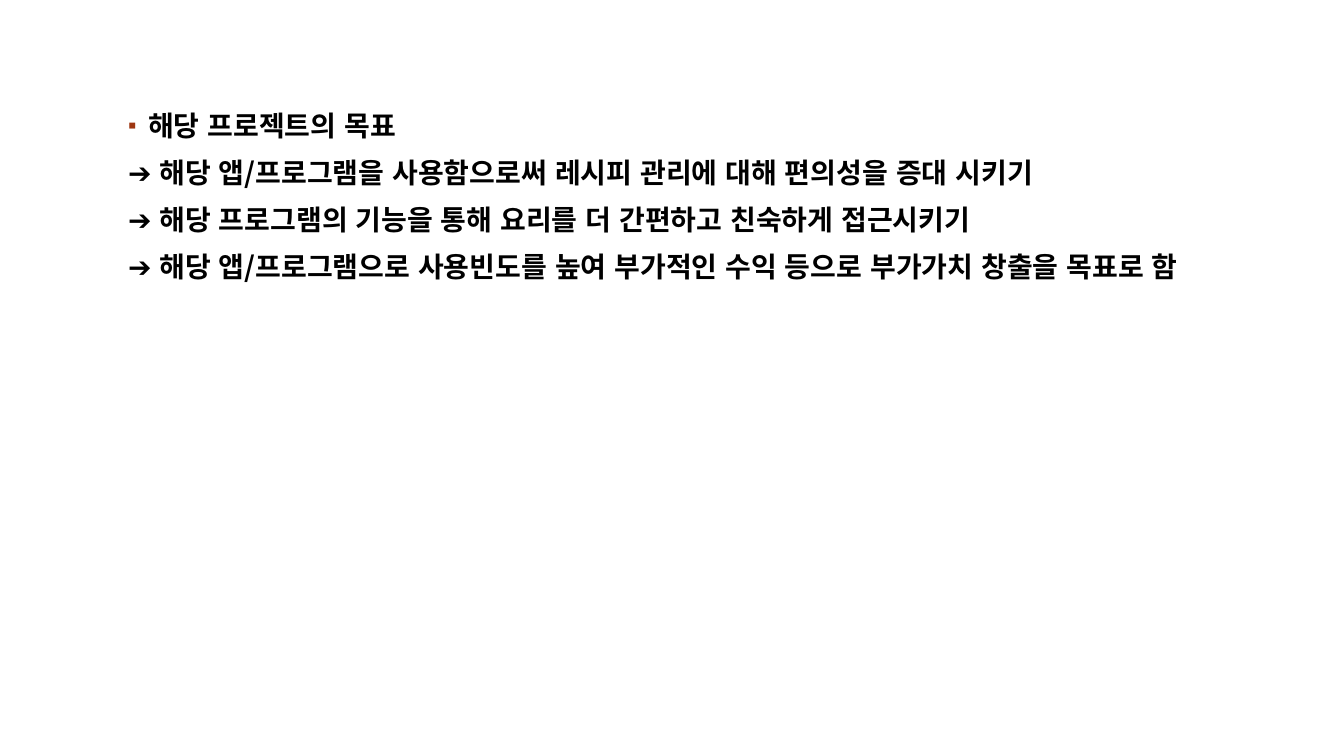
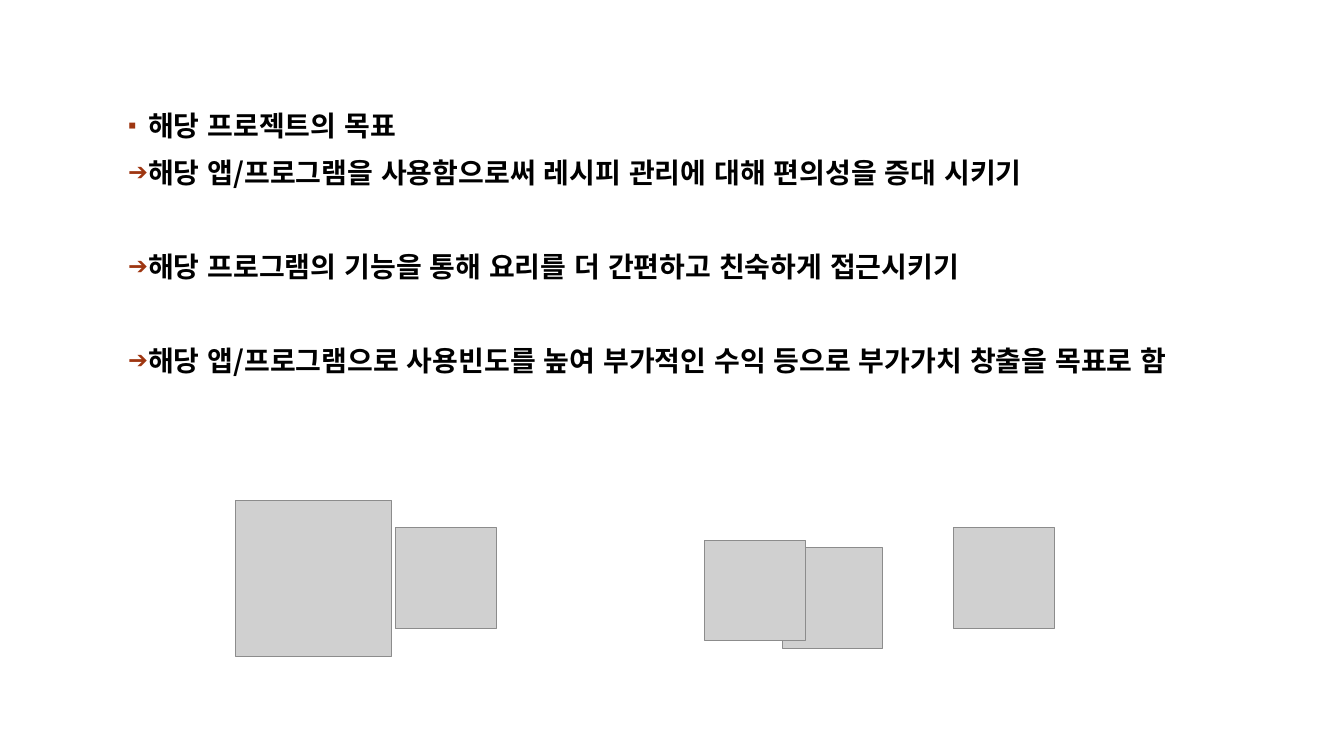
Before and after one commit to Kimminoh/work_repository, a slide deck: slide 4 of Java_Src/프로젝트/[자바프로젝트]레시피프로젝트.pptx. Drawn at 1344x756 pixels with LibreOffice and Linux fonts; fonts in the diff are those of the drawing; grey boxes stand for pictures; background and template pictures are left out. Boxes give left, top, right and bottom in pixels: in the first picture for what was removed or moved away, otherwise in the second. Text is boxed around its words. In the diff, an @@ line names an element or a change of style, - is before the commit and + after.

```diff
--- a/Java_Src/프로젝트/[자바프로젝트]레시피프로젝트.pptx
+++ b/Java_Src/프로젝트/[자바프로젝트]레시피프로젝트.pptx
@@ text at (148, 159, 1166, 376): text changed @@
-➔ 해당 앱/프로그램을 사용함으로써 레시피 관리에 대해 편의성을 증대 시키기
-➔ 해당 프로그램의 기능을 통해 요리를 더 간편하고 친숙하게 접근시키기
-➔ 해당 앱/프로그램으로 사용빈도를 높여 부가적인 수익 등으로 부가가치 창출을 목표로 함
+➔ 해당 앱/프로그램을 사용함으로써 레시피 관리에 대해 편의성을 증대 시키기
+➔ 해당 프로그램의 기능을 통해 요리를 더 간편하고 친숙하게 접근시키기
+➔ 해당 앱/프로그램으로 사용빈도를 높여 부가적인 수익 등으로 부가가치 창출을 목표로 함
@@ picture added at (236, 500, 392, 656) @@
@@ picture added at (395, 528, 496, 629) @@
@@ picture added at (954, 528, 1055, 629) @@
@@ picture added at (705, 540, 806, 641) @@
@@ picture added at (782, 547, 883, 648) @@
```
Also in this commit, not shown: 7 other slides changed, 2 slides added, 2 other files.
